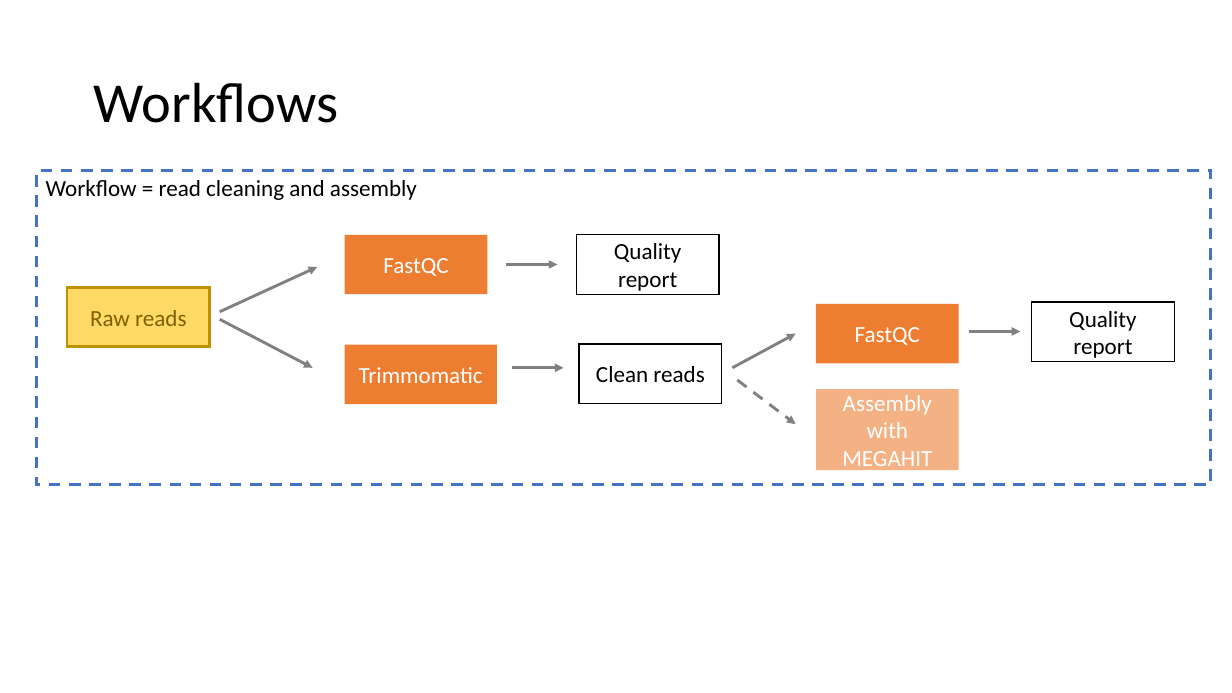
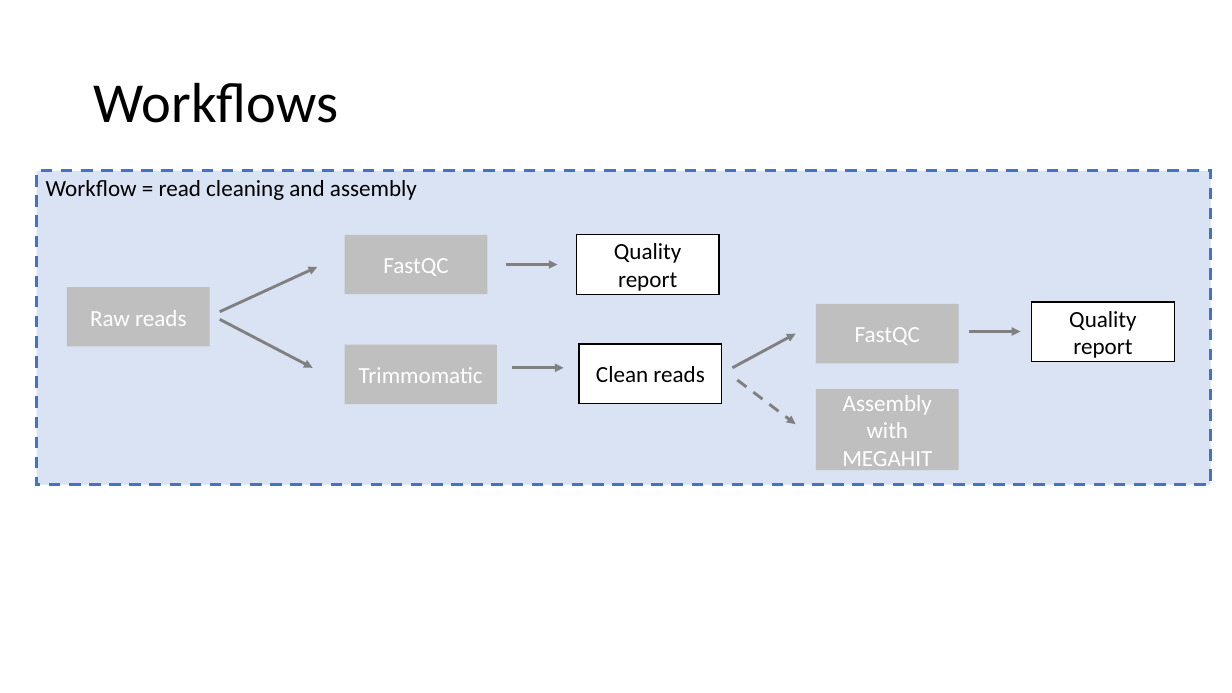
Before and after one commit to hurwitzlab/nextflow_crash_course, a slide deck: slide 16 of day1_material/slides/day1.pptx (slide 17 before the commit). Drawn at 1232x693 pixels with LibreOffice and Linux fonts; fonts in the diff are those of the drawing. Boxes give left, top, right and bottom in pixels: in the first picture for what was removed or moved away, otherwise in the second. Text is boxed around its words. In the diff, an @@ line names an element or a change of style, - is before the commit and + after.

```diff
--- a/day1_material/slides/day1.pptx
+++ b/day1_material/slides/day1.pptx
@@ rectangle at (37, 171, 1212, 485): fill none to #DAE3F3 @@
@@ rectangle "Raw reads" at (67, 287, 210, 347): text colour #806000 to #FFFFFF; fill #FFD966 to #BFBFBF; outline #BF9001 2.25 pt to none @@
@@ fill #ED7D31 to #BFBFBF in 3 elements at (345, 235, 488, 294), (345, 345, 497, 404), (816, 304, 959, 363) @@
@@ rectangle "Assembly with MEGAHIT" at (816, 389, 959, 470): fill #F4B183 to #BFBFBF @@
```
Also in this commit, not shown: 7 other slides changed, 7 slides added, 3 slides removed, 25 other files.
